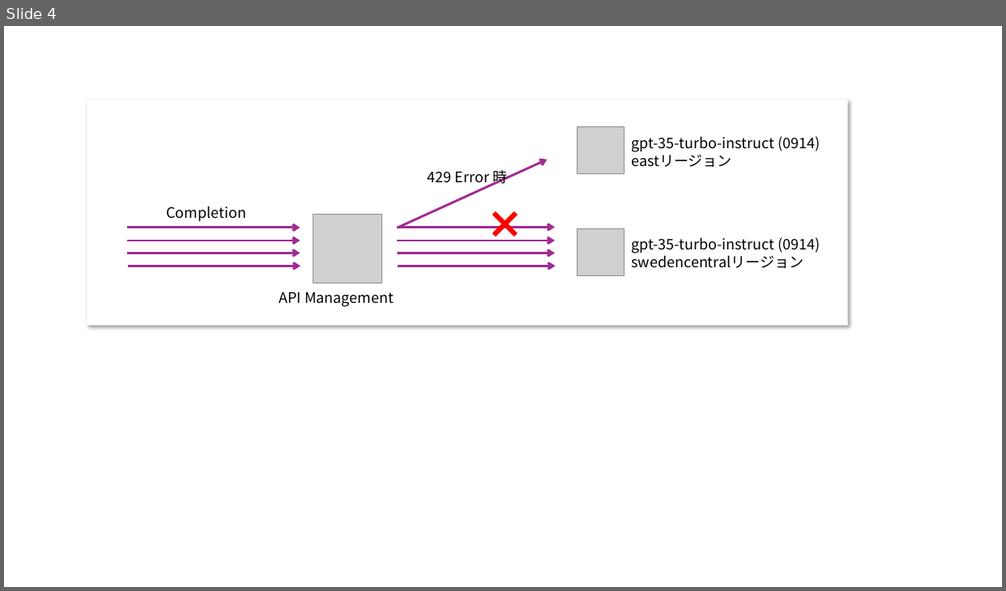
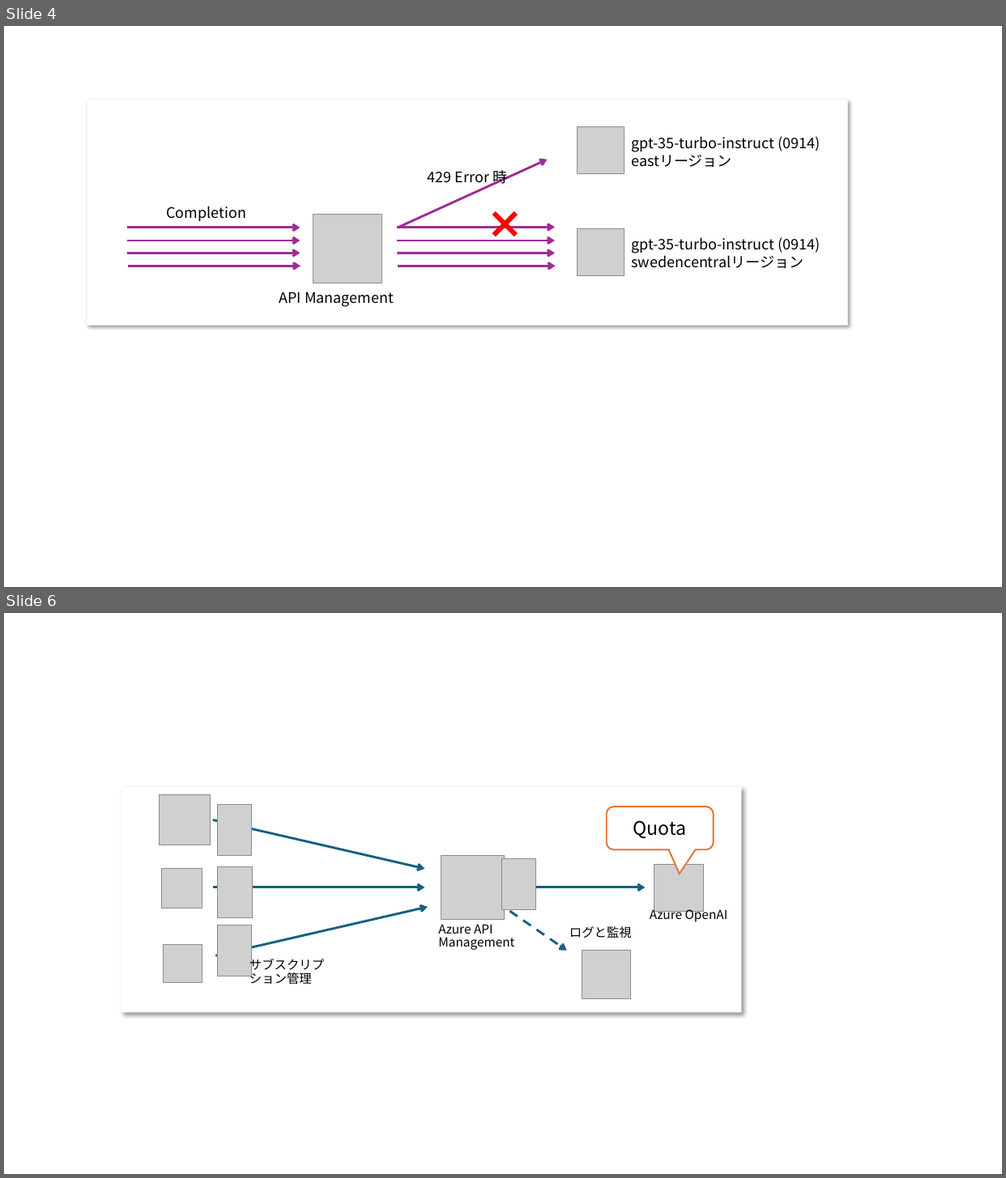
Before and after one commit to ayuina/ainaba-csa-blog, a slide deck: apim-aoai-pattern/images/figures.pptx. Shown one above the other, each under a label of ours: slide 4 before the commit, slides 4 and 6 after it; the slides between them are not shown. The pictures are 1006x591 and 1006x1178 pixels, drawn with LibreOffice and Linux fonts; fonts in the diff are those of the drawing; grey boxes stand for pictures. Boxes give left, top, right and bottom in pixels: in the first picture for what was removed or moved away, otherwise in the second. Text is boxed around its words. In the diff, an @@ line names an element or a change of style, - is before the commit and + after.

```diff
--- a/apim-aoai-pattern/images/figures.pptx
+++ b/apim-aoai-pattern/images/figures.pptx
@@ slide 6 added at [4,613,1002,1174], background #FFFFFF @@
@@ rectangle added at [121,786,741,1012], fill #FFFFFF @@
@@ picture added at [159,795,210,845] @@
@@ picture added at [217,805,252,855] @@
@@ rounded speech box added at [607,807,714,850], fill #FFFFFF, outline #E97132 1.5 pt, 18 pt, text #000000 @@
+Quota
@@ arrow added from (213, 820) to (424, 869), #156082 2.25 pt @@
@@ picture added at [441,855,504,919] @@
@@ picture added at [162,868,202,908] @@
@@ picture added at [218,867,253,918] @@
@@ picture added at [502,858,536,909] @@
@@ picture added at [654,865,703,912] @@
@@ arrow added from (213, 888) to (424, 888), #156082 2.25 pt @@
@@ arrow added from (513, 888) to (645, 888), #156082 2.25 pt @@
@@ arrow added from (216, 956) to (428, 907), #156082 2.25 pt @@
@@ picture added at [217,926,252,977] @@
@@ text added at [438,924,514,950], 12 pt, text #000000 @@
+Azure API
+Management
@@ arrow added from (510, 911) to (567, 951), #156082 2.25 pt dashed @@
@@ text added at [569,926,632,938], 12 pt, text #000000 @@
+ログと監視
@@ text added at [650,906,728,922], 12 pt, text #000000 @@
+Azure OpenAI
@@ picture added at [164,944,202,983] @@
@@ picture added at [582,951,632,999] @@
@@ text added at [249,957,324,985], 12 pt, text #000000 @@
+サブスクリプション管理
```
Also in this commit, not shown: 3 other slides added, 8 other files.
